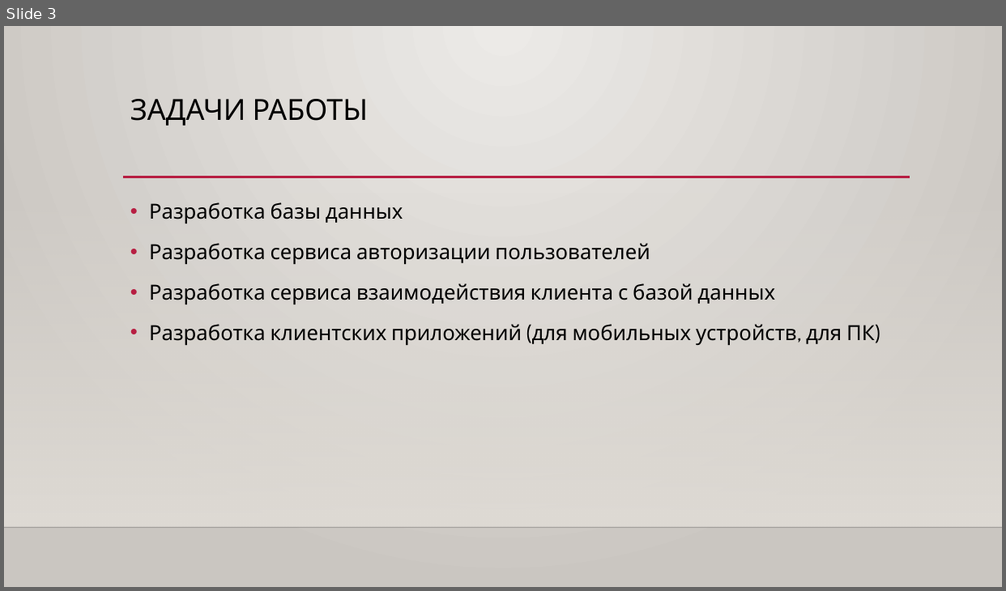
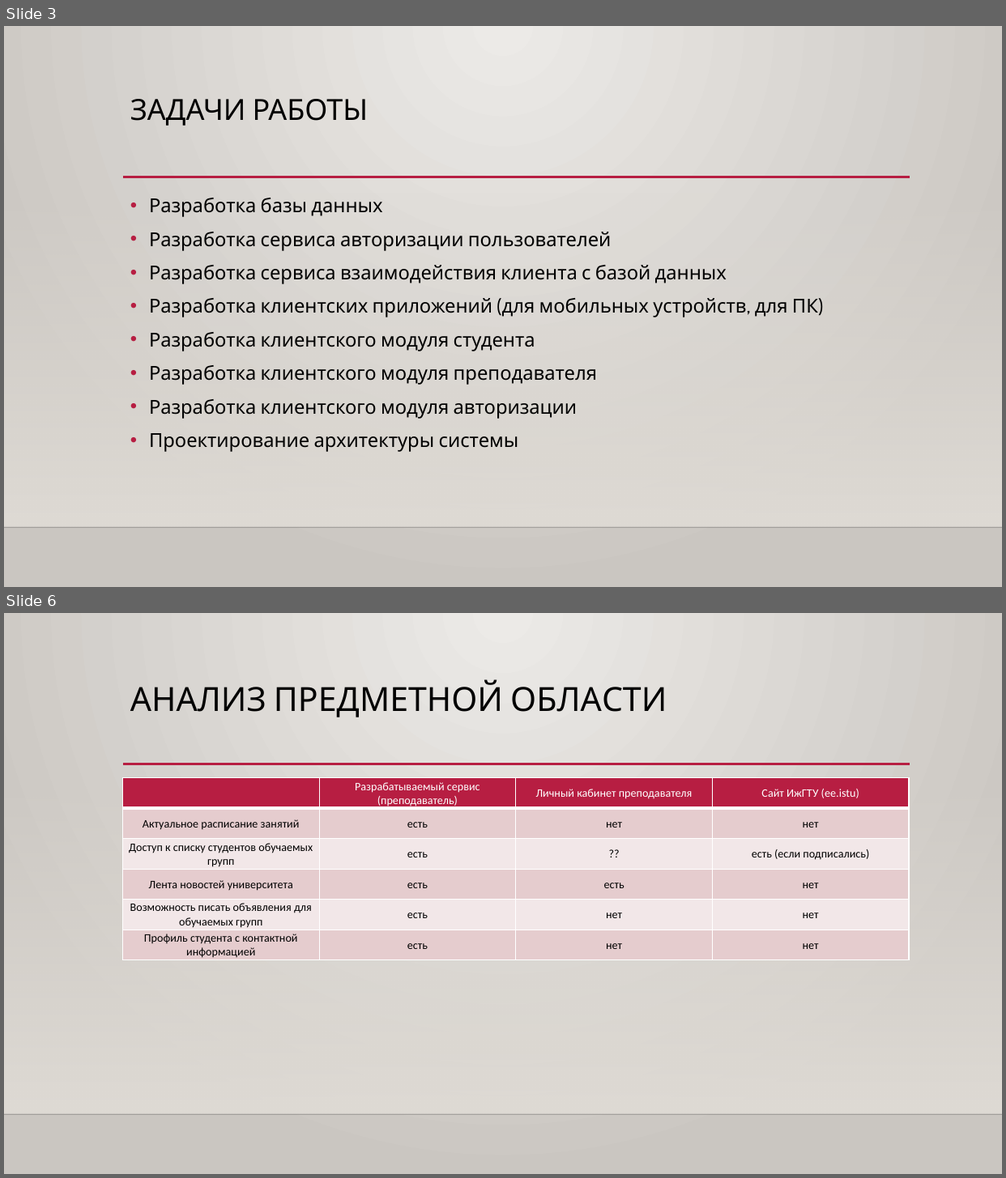
Before and after one commit to mpozdeevf/Diploma, a slide deck: Презентация ВКР Бакалавра.pptx. Shown one above the other, each under a label of ours: slide 3 before the commit, slides 3 and 6 after it; the slides between them are not shown. The pictures are 1006x591 and 1006x1178 pixels, drawn with LibreOffice and Linux fonts; fonts in the diff are those of the drawing; background and template pictures are left out. Boxes give left, top, right and bottom in pixels: in the first picture for what was removed or moved away, otherwise in the second. Text is boxed around its words. In the diff, an @@ line names an element or a change of style, - is before the commit and + after.

```diff
--- a/Презентация ВКР Бакалавра.pptx
+++ b/Презентация ВКР Бакалавра.pptx
@@ slide 6 added at <box>4,613,1002,1174</box>, background gradient #ECEAE7 to #CAC7C1; not listed: 3 template elements that a slide beside it also shows @@
@@ title added at <box>130,680,667,717</box>, 32 pt, text #000000 @@
+АНАЛИЗ ПРЕДМЕТНОЙ ОБЛАСТИ
@@ table added at <box>123,777,910,961</box>, 6 rows, 4 columns @@
+ | Разрабатываемый сервис (преподаватель) | Личный кабинет преподавателя | Сайт ИжГТУ (ee.istu)
+Актуальное расписание занятий | есть | нет | нет
+Доступ к списку студентов обучаемых групп | есть | ?? | есть (если подписались)
+Лента новостей университета | есть | есть | нет
+Возможность писать объявления для обучаемых групп | есть | нет | нет
+Профиль студента с контактной информацией | есть | нет | нет
@@ slide 3 changed as well @@
@@ text at <box>149,198,818,318</box>: size 20 to 18.5 pt in "Разработка базы данных", "Разработка сервиса авторизации пользователей", "Разработка сервиса взаимодействия клиента с базой данных", "Разработка клиентских приложений (для мобильных устройств, д ..."; line spacing 1.2 to 1 @@
@@ text at <box>149,332,597,452</box>: paragraphs added @@
+• Разработка клиентского модуля студента
+• Разработка клиентского модуля преподавателя
+• Разработка клиентского модуля авторизации
+• Проектирование архитектуры системы
```
Also in this commit, not shown: 3 other slides changed, 2 other slides added, 1 slide removed, 8 other files.
